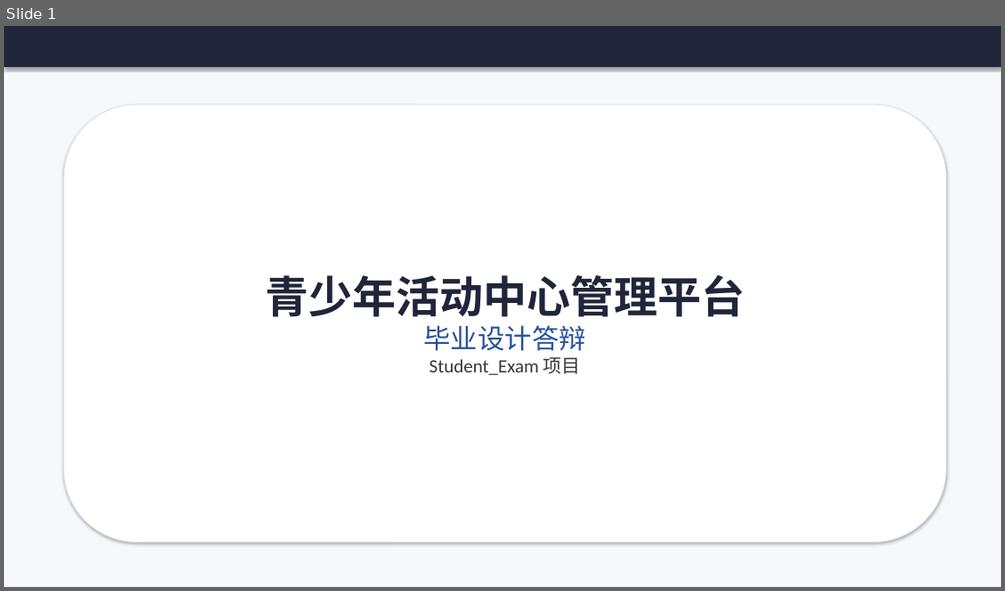
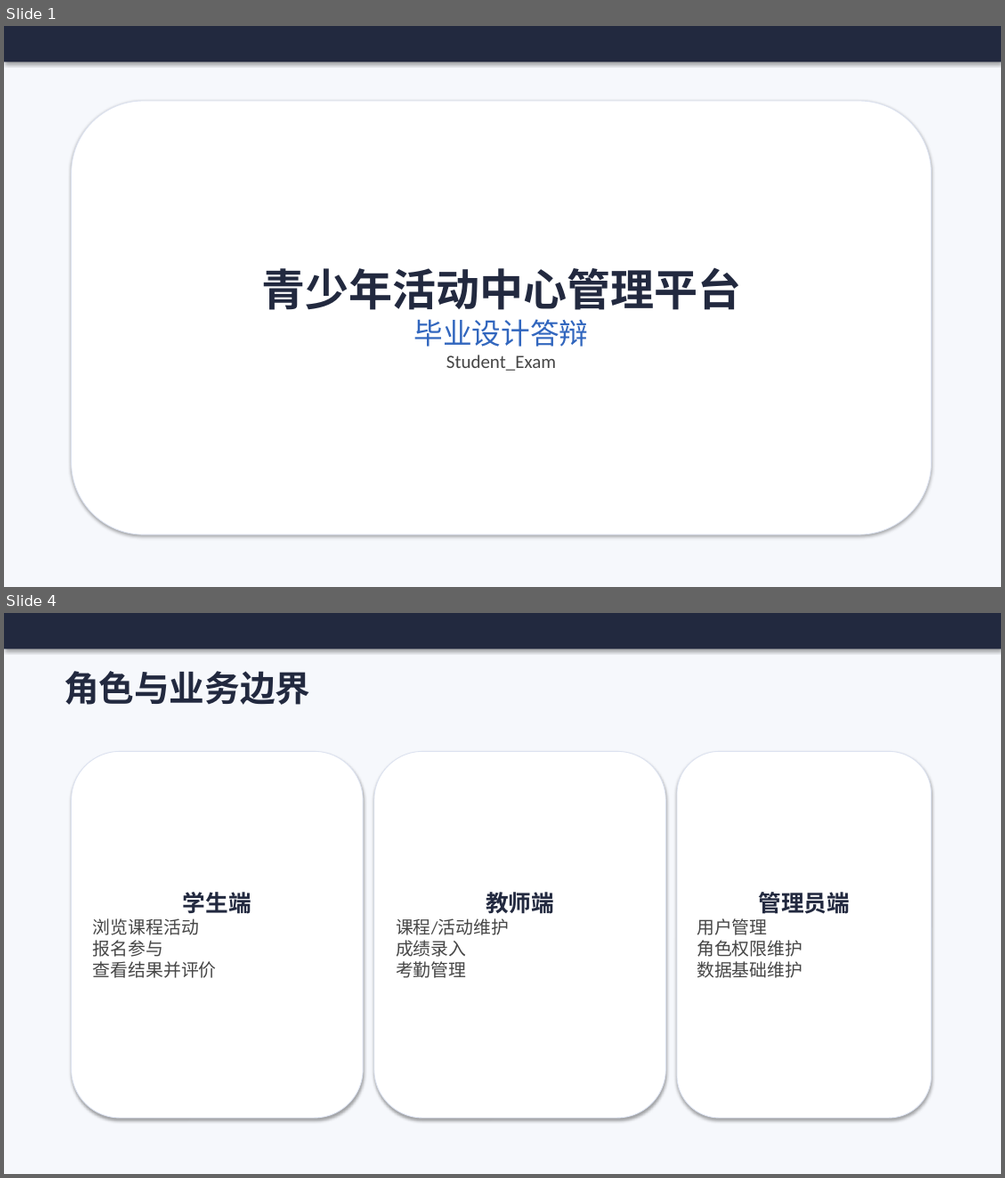
Before and after one commit to cxkqq/Student_Exam, a slide deck: defense_ppt.pptx. Shown one above the other, each under a label of ours: slide 1 before the commit, slides 1 and 4 after it; the slides between them are not shown. The pictures are 1005x591 and 1005x1178 pixels, drawn with LibreOffice and Linux fonts; fonts in the diff are those of the drawing. Boxes give left, top, right and bottom in pixels: in the first picture for what was removed or moved away, otherwise in the second. Text is boxed around its words. In the diff, an @@ line names an element or a change of style, - is before the commit and + after.

```diff
--- a/defense_ppt.pptx
+++ b/defense_ppt.pptx
@@ slide 4 added at (4,613,1001,1174), background #FFFFFF @@
@@ rectangle added at (4,613,1001,1174), fill #F6F8FC @@
@@ rectangle added at (4,613,1001,649), fill #22293F @@
@@ text added at (64,671,310,705), 34 pt, text #22293F, bold @@
+角色与业务边界
@@ rounded rectangle added at (72,751,363,1118), fill #FFFFFF, outline #DCE2F0 0.75 pt, 17 pt, text #464646 @@
+学生端
+浏览课程活动
+报名参与
+查看结果并评价
@@ rounded rectangle added at (374,751,666,1118), fill #FFFFFF, outline #DCE2F0 0.75 pt, 17 pt, text #464646 @@
+教师端
+课程/活动维护
+成绩录入
+考勤管理
@@ rounded rectangle added at (677,751,931,1118), fill #FFFFFF, outline #DCE2F0 0.75 pt, 17 pt, text #464646 @@
+管理员端
+用户管理
+角色权限维护
+数据基础维护
@@ slide 1 changed as well @@
@@ rectangle: place and size @@
-rectangle at (4,26,1001,67)
+rectangle at (4,26,1001,62)
@@ rectangle at (4,26,1001,62): fill #20253A to #22293F @@
@@ rounded rectangle "青少年活动中心管理平台": place and size @@
-rounded rectangle "青少年活动中心管理平台" at (64,104,947,542)
+rounded rectangle "青少年活动中心管理平台" at (72,101,931,534)
@@ text in rounded rectangle at (261,267,741,346): text colour #20253A to #22293F in "青少年活动中心管理平台"; size 26 to 28 pt, text colour #2850A0 to #3166BE in "毕业设计答辩" @@
@@ text in rounded rectangle at (446,354,556,370): text changed; text colour #373737 to #464646 @@
-Student_Exam 项目
+Student_Exam
```
Also in this commit, not shown: 5 other slides changed, 8 other slides added, 4 slides removed.
